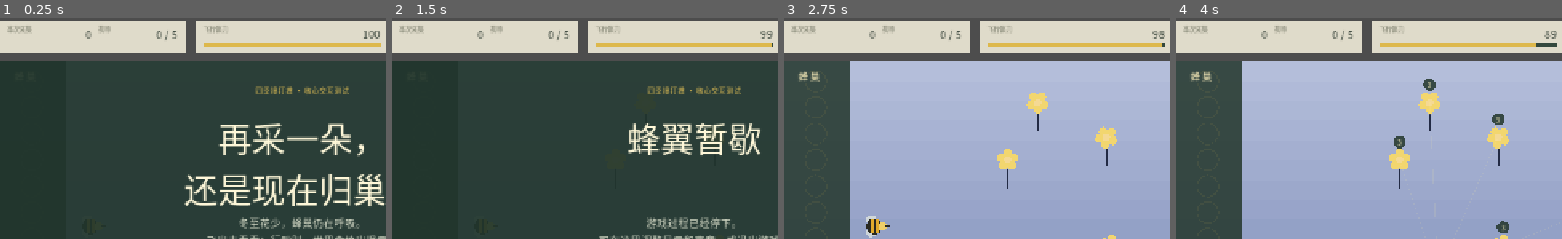
Above: before the commit, frames 1-4 (left to right).
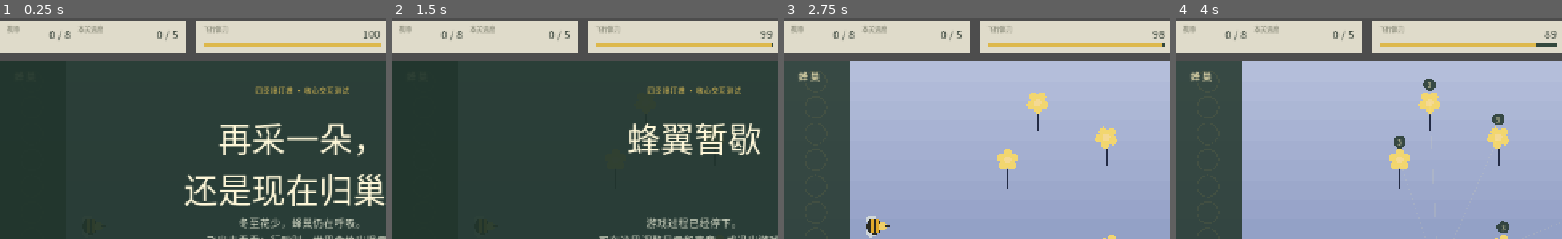
Above: after the commit, the same moments.

Repository: alanthssss/nameless-becoming
Game: Godot game, scene res://main.tscn
The game is run twice, just before and just after one commit, with the same random seed, the same clock (stepped at 60 frames per second) and the same inputs.
Inputs (mouse positions are % of the whole screen's width and height, from its top left):
- Up to frame 1 (0.25 s): no input
- Up to frame 2 (1.5 s): click "飞入冬至" at 0.5 s; click "暂停" at 1.25 s
- Up to frame 3 (2.75 s): click "继续出巢" at 2 s
- Up to frame 4 (4 s): tap Enter (ui_accept) at 2.75, 3.02, 3.32, 3.77 s; move the mouse to (73, 44) at 2.77 s; hold D (move_right) 2.78-3.53 s; hold Space (action) 2.78-3.53 s; click (73, 44) at 2.92 s; move the mouse to (29, 54) at 3.52 s; hold S (move_down) from 3.53 s (still down); tap Space (action) at 3.6 s
The pictures show only the part of the screen within x 1-51%, y 9-59%; the shares and areas given below are measured in that part.

The runs differ from the first frame. In frame 1, 0.4% of the frame differs, in the area x 2-47%, y 3-10%; in frame 2, 0.4%; in frame 3, 0.4%; in frame 4, 0.4%.

Commit message:
feat(carry): 蜜囊携带上限 + HUD 标签修复 + 采蜜蜂成长维度
修复两处 UI 反直觉：
- 「本次采集」实为当前背负量、「携带」实为本关进度——标签互换导致
  玩家把 12/11 误读成超载。现改为「携带 X/上限」「本关进度 Y/目标」，
  交付数 clamp 到目标，杜绝溢出显示。

新增携带上限机制（纯 JSON 起步，采蜜蜂成长 +3/级）：
- balance.json player.carry_capacity = 8：强制部分关卡多趟往返，
  「撤」成为真实决策（处暑/白露 goal 12 > 8 必须两趟）
- upgrades.json 采蜜蜂描述增加「携带上限 +3」
- main.gd：采满后拒收（不扣花蜜、不产花粉，提示「蜜囊已满，先归巢。」），
  不污染蜜囊续命/蚁偷蜜/Boss 调律弹药（开局 carried=6 不受影响）

测试：smoke_test + flow_test 均通过（Godot 4.6.2 headless）。
字体子集约束：新文案字形已核对 NotoSansCJKsc 子集。

Diff:
--- a/godot/data/balance.json
+++ b/godot/data/balance.json
@@ -1,5 +1,5 @@
 {
-  "player": {"harvest_interval":0.42,"harvest_energy_per_second":3.2,"repel_cost":8.0,"repel_range":88.0,"repel_cooldown":1.15,"repel_duration":3.5,"hive_rest_per_second":36.0,"crop_fuel_refill":30.0,"exhaustion_beat_seconds":1.1,"post_failure_energy":45.0},
+  "player": {"harvest_interval":0.42,"harvest_energy_per_second":3.2,"repel_cost":8.0,"repel_range":88.0,"repel_cooldown":1.15,"repel_duration":3.5,"hive_rest_per_second":36.0,"crop_fuel_refill":30.0,"exhaustion_beat_seconds":1.1,"post_failure_energy":45.0,"carry_capacity":8.0},
   "mosquito": {"sense_range":330.0,"move_speed":58.0,"impact_range":26.0,"energy_damage":8.0,"honey_damage":1},
   "ant": {"move_speed":58.0,"steal_range":29.0,"flee_seconds":1.4,"trail_arrive_range":14.0},
   "cricket": {"burst_speed":110.0,"burst_seconds":0.4,"rest_seconds":1.2,"impact_range":28.0,"energy_damage":10.0,"sense_range":220.0,"afterimage_life":0.5},
--- a/godot/data/upgrades.json
+++ b/godot/data/upgrades.json
@@ -1,5 +1,5 @@
 [
   {"id":"long_wing","name":"长翼蜂","symbol":"疾","description":"飞行速度 +10%\n振翅耗能 -15%","color":"8fb7a2"},
-  {"id":"forager","name":"采蜜蜂","symbol":"蜜","description":"采蜜间隔 -15%\n每朵花额外保留 1 滴","color":"d8ad43"},
+  {"id":"forager","name":"采蜜蜂","symbol":"蜜","description":"采蜜间隔 -15%\n每朵花额外保留 1 滴\n携带上限 +3","color":"d8ad43"},
   {"id":"guard","name":"守卫蜂","symbol":"守","description":"惊退范围 +18%\n震翼冷却 -15%","color":"9d725d"}
 ]
--- a/godot/scripts/main.gd
+++ b/godot/scripts/main.gd
@@ -51,6 +51,8 @@
 var hit_cooldown := 0.0
 var was_in_hive := false
 var harvest_multiplier := 1.0
+# 蜜囊携带上限：满额时停下采蜜。采蜜蜂成长每级 +3。
+var carry_capacity := 8.0
 var sting_range := 88.0
 var sting_cost := 8.0
 var sting_cooldown_multiplier := 1.0
@@ -357,11 +359,11 @@
 	forage_panel.position = Vector2(34, 82)
 	forage_panel.size = Vector2(300, 50)
 	ui.add_child(forage_panel)
-	make_label(forage_panel, "本次采集", Vector2(12, 5), Vector2(90, 18), 10, Color("6d715f"))
-	carried_label = make_label(forage_panel, "0", Vector2(94, 8), Vector2(54, 30), 17, Color("26342b"))
+	make_label(forage_panel, "携带", Vector2(12, 5), Vector2(40, 18), 10, Color("6d715f"))
+	carried_label = make_label(forage_panel, "0 / 8", Vector2(50, 8), Vector2(64, 30), 17, Color("26342b"))
 	carried_label.horizontal_alignment = HORIZONTAL_ALIGNMENT_RIGHT
-	make_label(forage_panel, "携带", Vector2(158, 5), Vector2(52, 18), 10, Color("6d715f"))
-	delivered_label = make_label(forage_panel, "0 / 5", Vector2(205, 8), Vector2(80, 30), 17, Color("26342b"))
+	make_label(forage_panel, "本关进度", Vector2(126, 5), Vector2(72, 18), 10, Color("6d715f"))
+	delivered_label = make_label(forage_panel, "0 / 5", Vector2(198, 8), Vector2(88, 30), 17, Color("26342b"))
 	delivered_label.horizontal_alignment = HORIZONTAL_ALIGNMENT_RIGHT
 
 	var flight_panel := ColorRect.new()
@@ -594,6 +596,7 @@
 	sting_cost = balance_value("player", "repel_cost", 8.0)
 	sting_cooldown_multiplier = 1.0
 	extra_nectar = 0
+	carry_capacity = balance_value("player", "carry_capacity", 8.0)
 	bee.reset_upgrades()
 	tutorial_step = 3 if tutorial_complete else 0
 	tutorial_origin = HIVE_RETURN_POS
@@ -820,49 +823,53 @@
 			bee.energy = maxf(0.0, bee.energy - balance_value("player", "harvest_energy_per_second", 3.2) * delta)
 			if harvest_clock >= balance_value("player", "harvest_interval", 0.42) / harvest_multiplier:
 				harvest_clock = 0.0
-				var flower: Dictionary = flowers[nearby]
-				var ftype := str(flower.get("type", "nectar_bloom"))
-				flower.nectar = int(flower.nectar) - 1
-				var harvest_msg := ""
-				var bonus_nectar := 0
-				# 花物候学：花粉传递——连续采两朵不同花，第二朵蜜量+1
-				if pollen_transfer_window > 0.0 and last_harvest_index >= 0 and last_harvest_index != nearby:
-					var time_since := elapsed - last_harvest_time
-					if time_since <= pollen_transfer_window:
-						bonus_nectar += pollen_transfer_bonus
-						harvest_msg = "花粉传递：携带的花粉让这朵花蜜量更丰。"
-				# 花物候学：连环花——采完一朵后2秒内采相邻同型花，蜜量+1
-				if ftype == "chain_bloom" and chain_window_s > 0.0:
-					if chain_timer > 0.0 and chain_last_index >= 0 and chain_bonus_count < chain_cap:
-						var prev_pos: Vector2 = flowers[chain_last_index].position
-						if flower.position.distance_to(prev_pos) <= chain_range_px:
-							bonus_nectar += 1
-							chain_bonus_count += 1
-							harvest_msg = "连环花路线：连续采蜜让花田更慷慨。（%d/%d）" % [chain_bonus_count, chain_cap]
-					chain_last_index = nearby
-					chain_timer = chain_window_s
+				if carried >= int(carry_capacity):
+					# 蜜囊已满：花蜜不扣、花粉不落，避免白白耗掉一朵花
+					message = "蜜囊已满，先归巢。"
 				else:
-					if chain_window_s > 0.0:
-						chain_timer = 0.0
-						chain_last_index = -1
-						chain_bonus_count = 0
-				# 应用加成（花蜜不减反增）
-				flower.nectar = int(flower.nectar) + bonus_nectar
-				flowers[nearby] = flower
-				carried += 1
-				action_was_harvesting = true
-				sound.play_cue("harvest")
-				spawn_pollen(flower.position)
-				var msg_before := message
-				season_mechanics.on_harvest(nearby)
-				if harvest_msg != "":
-					message = harvest_msg
-				elif message != msg_before:
-					pass
-				else:
-					message = "花香正在变淡。还要继续停留吗？" if flower.nectar > 0 else "这朵花已经采尽。"
-				last_harvest_index = nearby
-				last_harvest_time = elapsed
+					var flower: Dictionary = flowers[nearby]
+					var ftype := str(flower.get("type", "nectar_bloom"))
+					flower.nectar = int(flower.nectar) - 1
+					var harvest_msg := ""
+					var bonus_nectar := 0
+					# 花物候学：花粉传递——连续采两朵不同花，第二朵蜜量+1
+					if pollen_transfer_window > 0.0 and last_harvest_index >= 0 and last_harvest_index != nearby:
+						var time_since := elapsed - last_harvest_time
+						if time_since <= pollen_transfer_window:
+							bonus_nectar += pollen_transfer_bonus
+							harvest_msg = "花粉传递：携带的花粉让这朵花蜜量更丰。"
+					# 花物候学：连环花——采完一朵后2秒内采相邻同型花，蜜量+1
+					if ftype == "chain_bloom" and chain_window_s > 0.0:
+						if chain_timer > 0.0 and chain_last_index >= 0 and chain_bonus_count < chain_cap:
+							var prev_pos: Vector2 = flowers[chain_last_index].position
+							if flower.position.distance_to(prev_pos) <= chain_range_px:
+								bonus_nectar += 1
+								chain_bonus_count += 1
+								harvest_msg = "连环花路线：连续采蜜让花田更慷慨。（%d/%d）" % [chain_bonus_count, chain_cap]
+						chain_last_index = nearby
+						chain_timer = chain_window_s
+					else:
+						if chain_window_s > 0.0:
+							chain_timer = 0.0
+							chain_last_index = -1
+							chain_bonus_count = 0
+					# 应用加成（花蜜不减反增）
+					flower.nectar = int(flower.nectar) + bonus_nectar
+					flowers[nearby] = flower
+					carried += 1
+					action_was_harvesting = true
+					sound.play_cue("harvest")
+					spawn_pollen(flower.position)
+					var msg_before := message
+					season_mechanics.on_harvest(nearby)
+					if harvest_msg != "":
+						message = harvest_msg
+					elif message != msg_before:
+						pass
+					else:
+						message = "花香正在变淡。还要继续停留吗？" if flower.nectar > 0 else "这朵花已经采尽。"
+					last_harvest_index = nearby
+					last_harvest_time = elapsed
 		elif not action_was_harvesting and not action_decoy_fired and action_hold_time >= DECOY_HOLD_THRESHOLD and carried > 0 and not near_enemy:
 			# 长按空格 + 携蜜 + 无花无敌 = 投蜜诱饵（采过蜜的同一按键不会触发，需松开重按）
 			action_decoy_fired = true
@@ -1417,6 +1424,7 @@
 		"forager":
 			harvest_multiplier *= 1.18
 			extra_nectar += 1
+			carry_capacity += 3.0
 		"guard":
 			sting_range *= 1.18
 			sting_cooldown_multiplier *= 0.85
@@ -1827,11 +1835,11 @@
 		term_label.text = "%s · %s" % [data.season, String(current_boss_data.get("term", data.name))]
 	else:
 		term_label.text = "%s · %s" % [data.season, data.name]
-	carried_label.text = str(carried)
+	carried_label.text = "%d / %d" % [carried, int(carry_capacity)]
 	if boss_context:
 		delivered_label.text = "调律 %d / %d" % [int(boss.hits), int(current_boss_data.required_tunings)]
 	else:
-		delivered_label.text = "%d / %d" % [delivered, int(data.goal)]
+		delivered_label.text = "%d / %d" % [mini(delivered, int(data.goal)), int(data.goal)]
 	energy_label.text = str(roundi(bee.energy))
 	# 分母跟随实际上限（越冬抱团可把上限提到 100 以上），避免条提前满格
 	var energy_cap := maxf(100.0, energy_cap_override)
